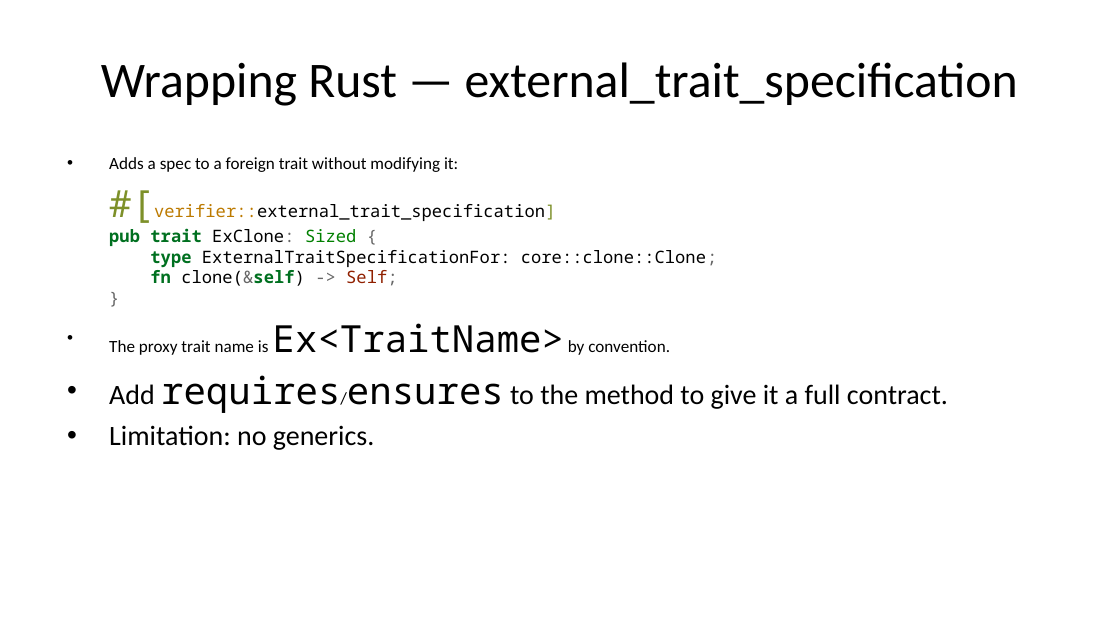
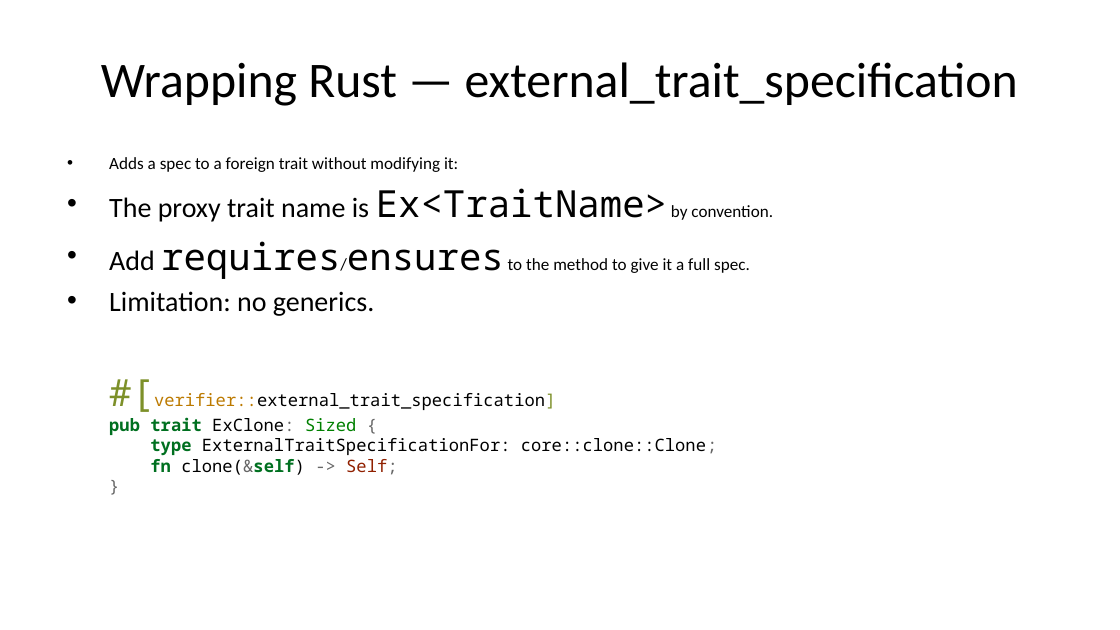
Before and after one commit to briangmilnes/APAS-VERUS, a slide deck: slide 25 of lectures/slidesAWS.pptx (slide 24 before the commit). Drawn at 1120x630 pixels with LibreOffice and Linux fonts; fonts in the diff are those of the drawing. Boxes give left, top, right and bottom in pixels: in the first picture for what was removed or moved away, otherwise in the second. Text is boxed around its words. In the diff, an @@ line names an element or a change of style, - is before the commit and + after.

```diff
--- a/lectures/slidesAWS.pptx
+++ b/lectures/slidesAWS.pptx
@@ text at bbox=[109, 188, 773, 316]: paragraphs added @@
+• The proxy trait name is Ex<TraitName> by convention.
+• Add requires/ensures to the method to give it a full spec.
+• Limitation: no generics.
@@ text at bbox=[109, 323, 948, 450]: paragraphs removed @@
-• The proxy trait name is Ex<TraitName> by convention.
-• Add requires/ensures to the method to give it a full contract.
-• Limitation: no generics.
```
Also in this commit, not shown: 35 other slides changed, 8 slides added, 41 slides removed, 2 other files.
